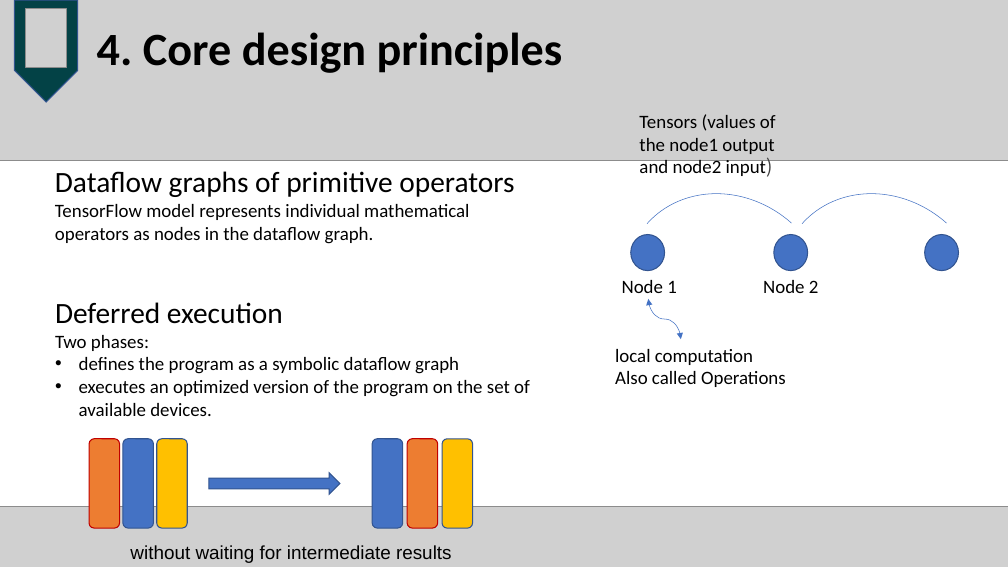
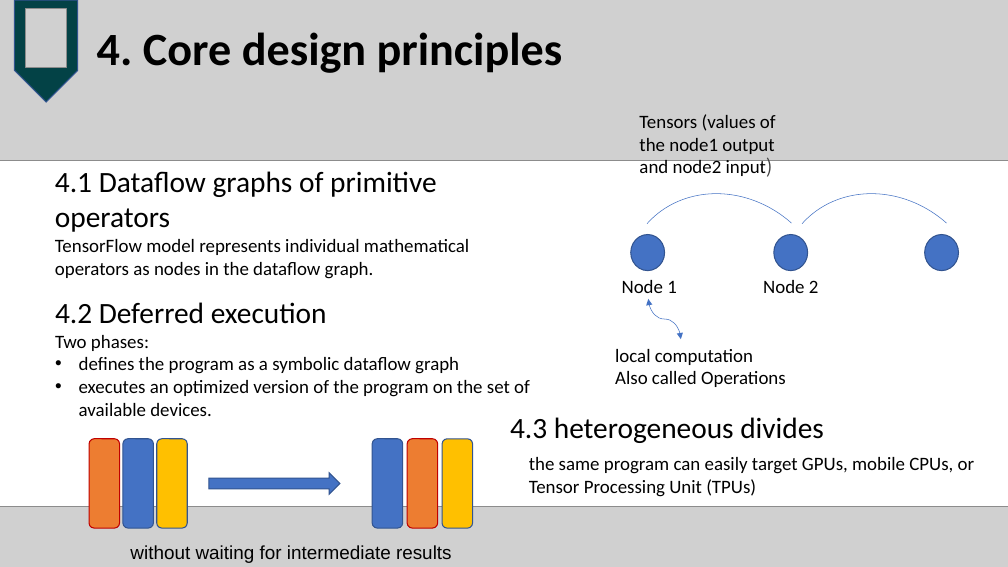
Before and after one commit to coda953/OSproject, a slide deck: slide 5 of tfboys.pptx. Drawn at 1008x567 pixels with LibreOffice and Linux fonts; fonts in the diff are those of the drawing; grey boxes stand for pictures. Boxes give left, top, right and bottom in pixels: in the first picture for what was removed or moved away, otherwise in the second. Text is boxed around its words. In the diff, an @@ line names an element or a change of style, - is before the commit and + after.

Commit message:
update slide

```diff
--- a/tfboys.pptx
+++ b/tfboys.pptx
@@ text at (55,171,437,232): text changed @@
-Dataflow graphs of primitive operators
+4.1 Dataflow graphs of primitive operators
@@ text at (55,302,327,324): text changed @@
-Deferred execution
+4.2 Deferred execution
@@ text added at (510,417,824,443), 28 pt, text #000000 @@
+4.3 heterogeneous divides
@@ text added at (529,457,975,497), 18 pt, text #000000 @@
+the same program can easily target GPUs, mobile CPUs, or
+Tensor Processing Unit (TPUs)
```
Also in this commit, not shown: 2 slides added, 2 other files.
